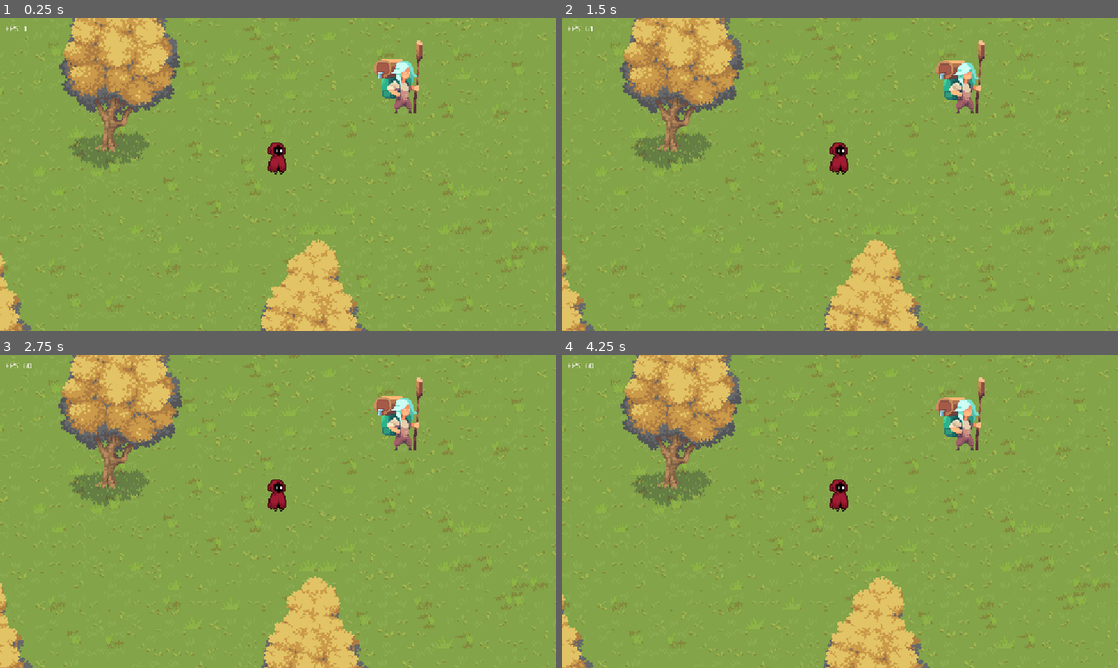
Above: before the commit, frames 1-4 (two rows, left to right).
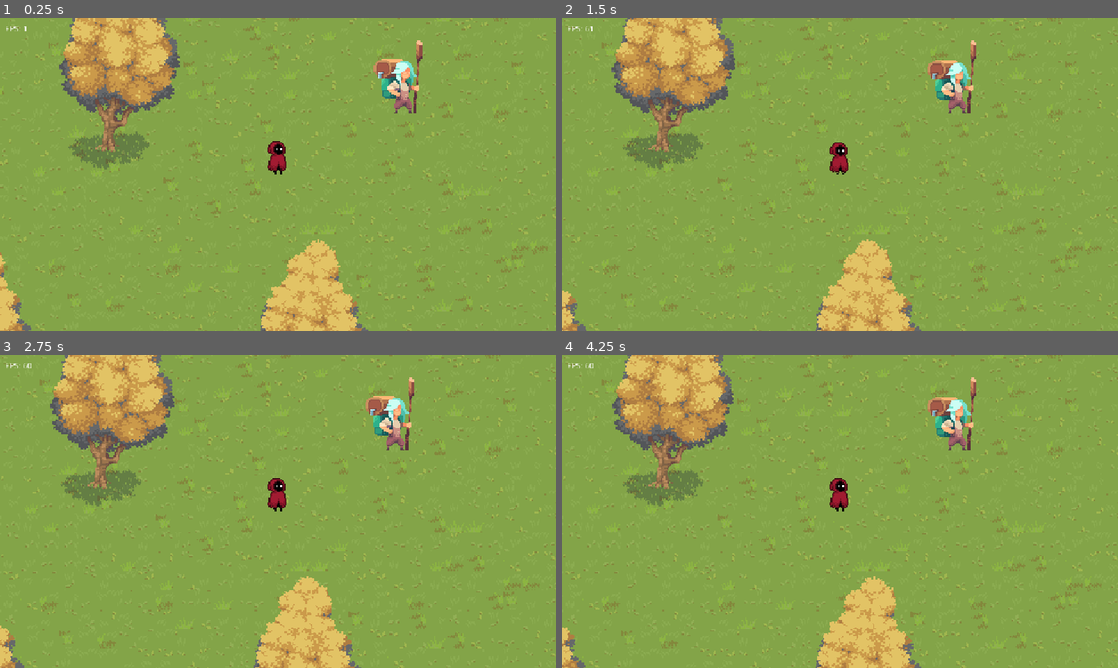
Above: after the commit, the same moments.

Repository: nxtdv/projectb_godot
Game: Godot game, scene res://scenes/main.tscn
Same seed, same stepped clock (60 frames per second), same inputs: the game is played once before the commit and once after it.
Inputs (mouse positions are in pixels of both pictures, inside the frame that each line leads up to):
- Up to frame 1 (0.25 s): no input
- Up to frame 2 (1.5 s): move the mouse to (962, 158) at 0.52 s; hold D (Right) 0.53-1.28 s; click (962, 158) at 0.6 s; move the mouse to (728, 190) at 1.27 s; hold S (Down) from 1.28 s (still down); tap E (Interact) at 1.35 s
- Up to frame 3 (2.75 s): move the mouse to (333, 442) at 2.02 s; release S (Down) at 2.03 s; hold D (Right) from 2.03 s (still down); hold Shift (Sprint) from 2.03 s (still down)
- Up to frame 4 (4.25 s): move the mouse to (812, 574) at 2.77 s; release D (Right) at 2.78 s; release Shift (Sprint) at 2.78 s; hold W (Up) 2.78-3.53 s; click (812, 574) at 2.85 s; move the mouse to (1006, 558) at 3.52 s; hold A (Left) from 3.53 s (still down); tap E (Interact) at 3.6 s

The runs differ from the first frame. In frame 1, 0.1% of the frame differs, in the area x 48-52%, y 39-50%; in frame 2, 14%; in frame 3, 14%, in the area x 0-100%, y 0-100%; in frame 4, 14%.
Error before the commit: Parse Error: Identifier "AudioManager" not declared in the current scope. (res://scripts/player.gd:70)

Commit message:
feat(project): add audio manager and tilemap export variables
- added `AudioManager` script path to project autoloads for centralized audio handling
- included `tilemap` export variable for enhanced project layer customization

Diff:
--- a/project.godot
+++ b/project.godot
@@ -19,6 +19,7 @@
 
 UIManager="*res://scripts/ui_manager.gd"
 FpsCounter="*res://scripts/fps_counter.gd"
+AudioManager="*res://scripts/audio_manager.gd"
 
 [display]
 
@@ -28,6 +29,7 @@
 
 player=""
 ui_layer=""
+tilemap=""
 
 [input]
 
